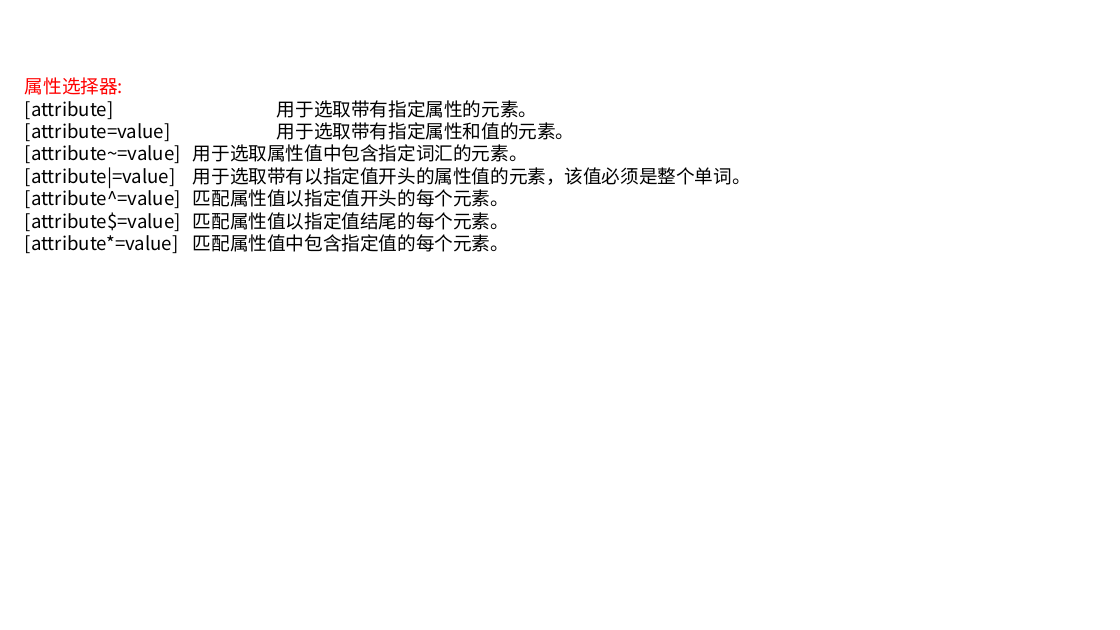
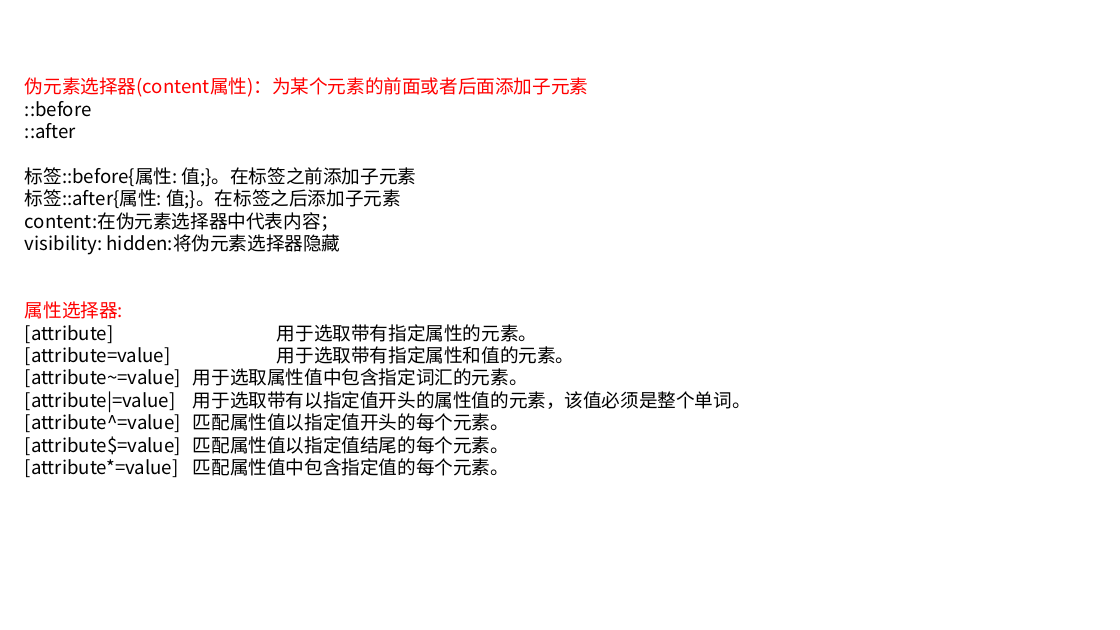
Before and after one commit to linkknown/PPT, a slide deck: slide 9 of 前端PPT/css 简介.pptx. Drawn at 1120x630 pixels with LibreOffice and Linux fonts; fonts in the diff are those of the drawing; background and template pictures are left out. Boxes give left, top, right and bottom in pixels: in the first picture for what was removed or moved away, otherwise in the second. Text is boxed around its words. In the diff, an @@ line names an element or a change of style, - is before the commit and + after.

```diff
--- a/前端PPT/css 简介.pptx
+++ b/前端PPT/css 简介.pptx
@@ text at (25,77,588,255): paragraphs added @@
+伪元素选择器(content属性)：为某个元素的前面或者后面添加子元素
+::before
+::after
+标签::before{属性: 值;}。在标签之前添加子元素
+标签::after{属性: 值;}。在标签之后添加子元素
+content:在伪元素选择器中代表内容；
+visibility: hidden:将伪元素选择器隐藏
```
Also in this commit, not shown: 10 other slides changed, 1 slide added.
